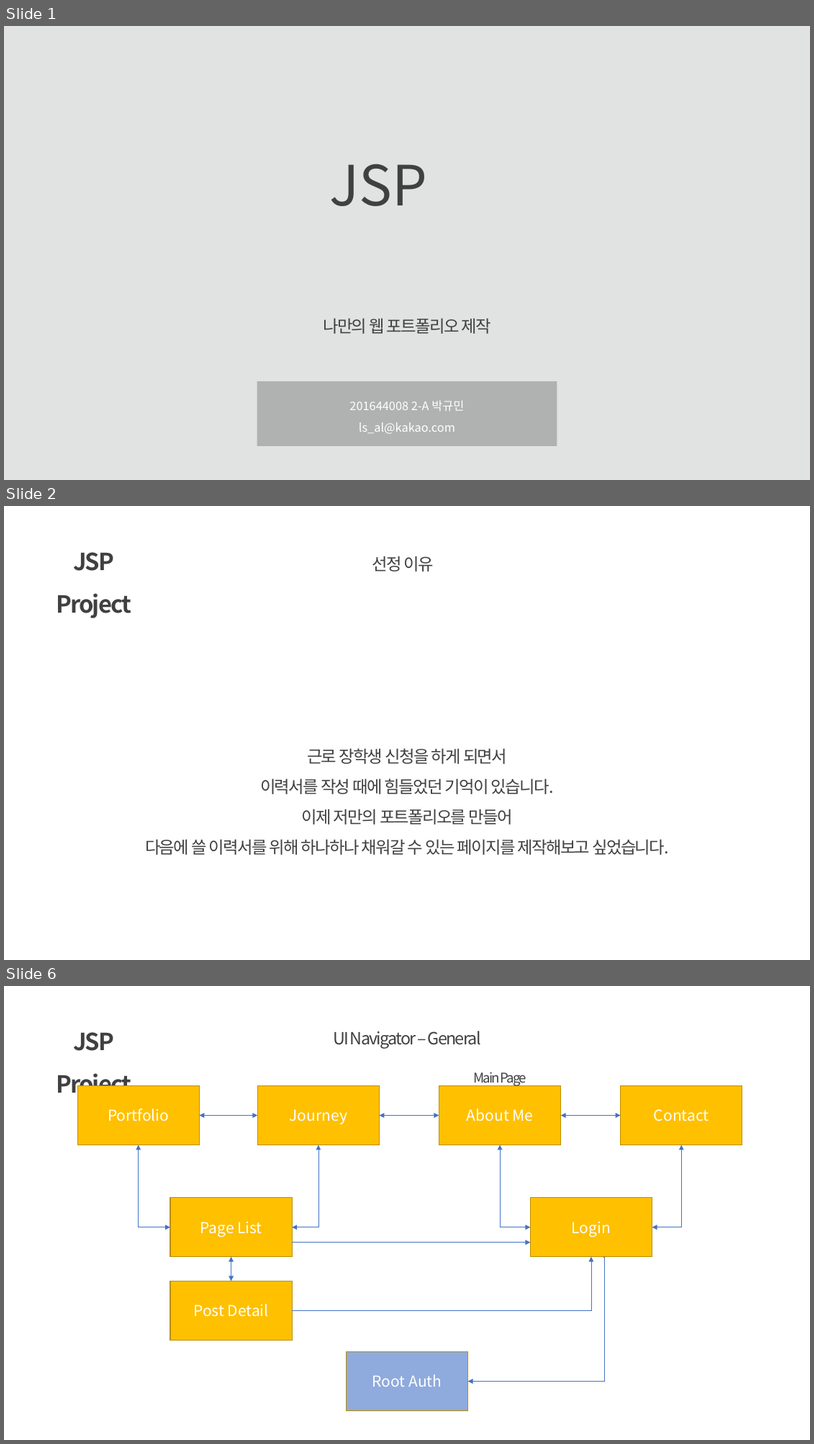
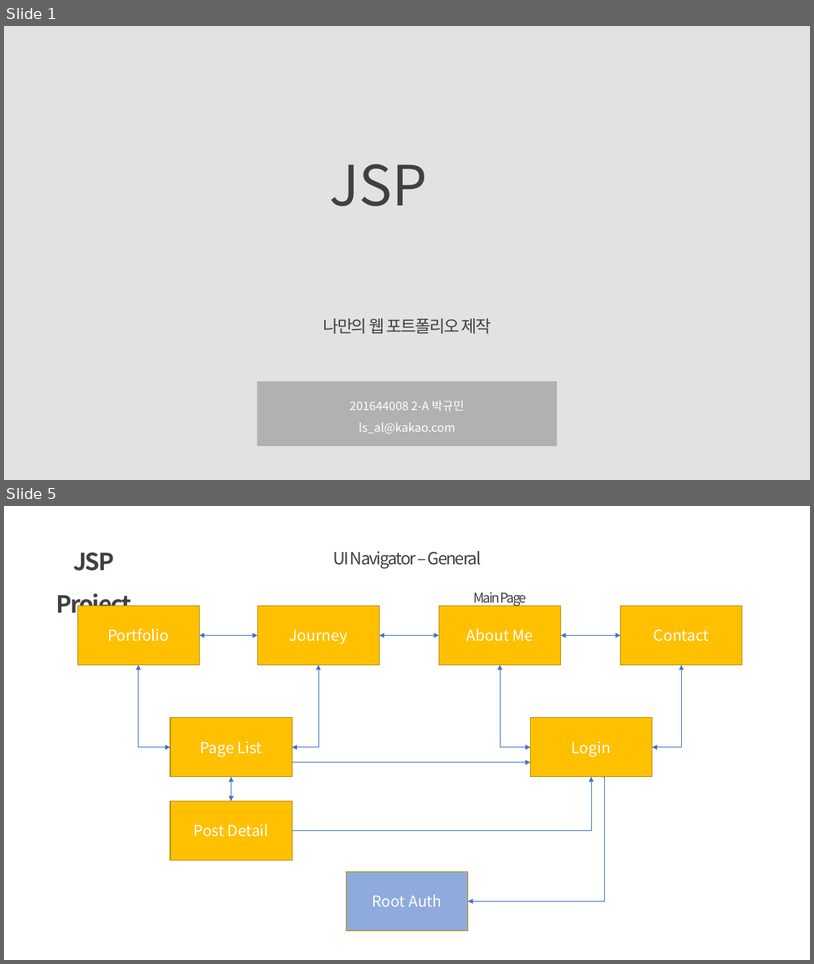
Before and after one commit to Mareef/College, a slide deck: jsp/project_201644008_3.pptx. Shown one above the other, each under a label of ours: slides 1, 2 and 6 before the commit, slides 1 and 5 after it; the slides between them are not shown. The pictures are 814x1444 and 814x964 pixels, drawn with LibreOffice and Linux fonts; fonts in the diff are those of the drawing. Boxes give left, top, right and bottom in pixels: in the first picture for what was removed or moved away, otherwise in the second. Text is boxed around its words. In the diff, an @@ line names an element or a change of style, - is before the commit and + after.

```diff
--- a/jsp/project_201644008_3.pptx
+++ b/jsp/project_201644008_3.pptx
@@ slide 2 removed at [4,506,810,960], background #FFFFFF @@
@@ text removed at [56,552,131,618] @@
-JSP Project
@@ text removed at [372,556,434,572] @@
-선정 이유
@@ text removed at [145,748,669,854] @@
-근로 장학생 신청을 하게 되면서
-이력서를 작성 때에 힘들었던 기억이 있습니다.
-이제 저만의 포트폴리오를 만들어
-다음에 쓸 이력서를 위해 하나하나 채워갈 수 있는 페이지를 제작해보고 싶었습니다.
@@ what was slide 6 is now slide 5 @@
```
Also in this commit, not shown: 11 slides changed, 2 slides added, 1 other file.
